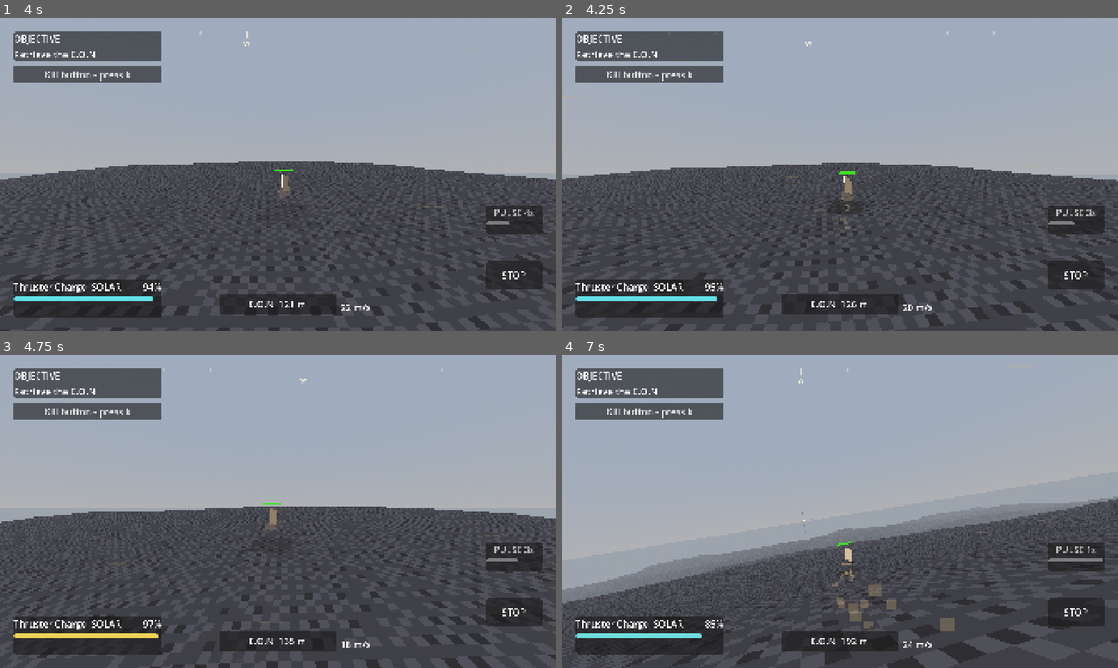
Above: before the commit, frames 1-4 (two rows, left to right).
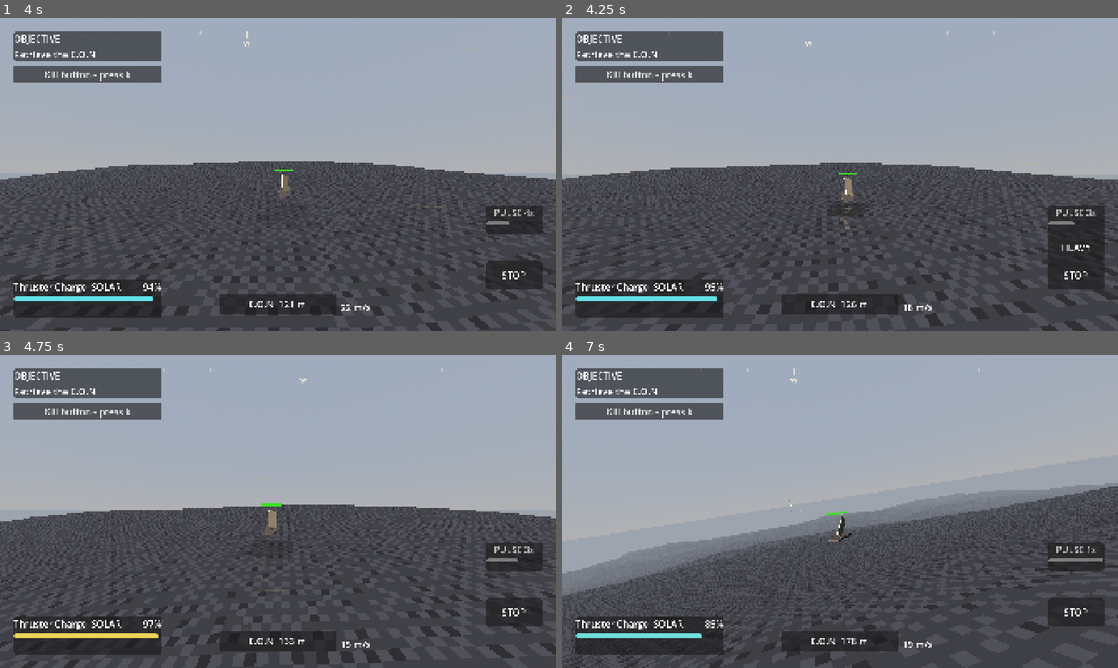
Above: after the commit, the same moments.

Repository: oleskulbru-commits/energy-glider
Game: Godot game, scene res://scenes/main.tscn
Two runs of this game, one before a commit and one after it. Both use one fixed random seed, a clock stepped at 60 frames per second and the inputs below.
Inputs (mouse positions are in pixels of both pictures, inside the frame that each line leads up to):
- Up to frame 1 (4 s): move the mouse to (305, 174) at 0.52 s; hold Shift (boost) 0.53-1.28 s; hold W (move_forward) from 0.53 s (still down); click (305, 174) at 0.67 s; tap Space (jump) at 0.77, 1.52, 3.02, 3.77 s; move the mouse to (250, 174) at 1.27 s; tap E (interact) at 1.35 s; move the mouse to (289, 168) at 2.02 s; hold Q (radar_pulse) 2.03-2.78 s; move the mouse to (272, 180) at 2.77 s; tap Shift (boost) at 2.85 s; click (272, 180) at 2.92 s; move the mouse to (316, 177) at 3.52 s; hold E (interact) from 3.53 s (still down)
- Up to frame 2 (4.25 s): keep holding W (move_forward); keep holding E (interact)
- Up to frame 3 (4.75 s): keep holding W (move_forward); move the mouse to (233, 508) at 4.27 s; release E (interact) at 4.28 s; tap Q (radar_pulse) at 4.35 s; tap Space (jump) at 4.52 s
- Up to frame 4 (7 s): move the mouse to (845, 511) at 5.02 s; hold Shift (boost) 5.03-5.78 s; click (845, 511) at 5.17 s; move the mouse to (817, 505) at 5.77 s; release W (move_forward) at 5.78 s; hold D (steer_right) 5.78-6.53 s; tap E (interact) at 5.85 s; tap Space (jump) at 6.02, 6.77 s; move the mouse to (867, 511) at 6.52 s; hold W (move_forward) from 6.53 s (still down); hold Q (radar_pulse) from 6.53 s (still down)

Frame 1 is identical in both runs. In frame 2, 1.7% of the frame differs, in the area x 0-100%, y 46-100%; in frame 3, 3.0%; in frame 4, 12%, in the area x 0-100%, y 4-100%.

Commit message:
Refactor glider landing mechanics to improve uphill landing behavior
- Updated landing physics to tax horizontal speed only when landing into rising terrain, enhancing realism and performance.
- Renamed and adjusted constants for uphill landing dynamics to better reflect their purpose.
- Modified glider player script to incorporate new landing speed retention logic.
- Enhanced verification tests to validate the new uphill landing mechanics and ensure consistent behavior across various landing scenarios.

Diff:
--- a/scripts/player/glider_physics.gd
+++ b/scripts/player/glider_physics.gd
@@ -115,9 +115,9 @@
 const JUMP_UP_SPEED_SCALE := 0.12
 const JUMP_UP_MAX := 3.0
 
-# Landing — steep-fall horizontal tax only (gentle lands keep full speed).
-const LAND_FREE_APPROACH := 8.5
-const LAND_STEEP_APPROACH := 14.0
+# Landing — tax only when landing into rising terrain (uphill along travel).
+const LAND_UPHILL_FREE := 0.08
+const LAND_UPHILL_FULL := UPHILL_GRADE_REF
 const LAND_STEEP_KEEP := 0.6
 
 const MODE_GROUNDED := 0
@@ -324,11 +324,11 @@
 	return hover_compression_scale(_hover_clearance_for_force(ctx))
 
 
-static func land_speed_keep(approach: float) -> float:
-	## No tax until LAND_FREE_APPROACH; then ease down to LAND_STEEP_KEEP.
-	if approach <= LAND_FREE_APPROACH:
+static func land_speed_keep_from_grade(signed_g: float) -> float:
+	## Flat / downhill / side-hill free; only into-the-hill (negative grade) taxes.
+	if signed_g >= -LAND_UPHILL_FREE:
 		return 1.0
-	var t := smoothstep(LAND_FREE_APPROACH, LAND_STEEP_APPROACH, approach)
+	var t := smoothstep(LAND_UPHILL_FREE, LAND_UPHILL_FULL, -signed_g)
 	return lerpf(1.0, LAND_STEEP_KEEP, t)
 
 
@@ -602,7 +602,7 @@
 
 
 static func apply_touchdown(ctx: Context, _braking: bool = false) -> Dictionary:
-	## Immediate handoff: kill inward normal, tax horizontal speed only on steep falls.
+	## Immediate handoff: kill inward normal; tax XZ only when landing into a rise.
 	var normal := ctx.ground_normal
 	if normal.length_squared() < 0.0001:
 		normal = Vector3.UP
@@ -612,7 +612,8 @@
 	var horizontal := horizontal_velocity(ctx.velocity)
 	var horizontal_speed := horizontal.length()
 	var approach := maxf(0.0, -ctx.velocity.dot(normal))
-	var keep := land_speed_keep(approach)
+	var signed_g := signed_travel_grade(ctx)
+	var keep := land_speed_keep_from_grade(signed_g)
 	var speed_out := horizontal_speed * keep
 
 	var dir := horizontal
@@ -627,5 +628,6 @@
 	return {
 		"velocity": velocity,
 		"approach": approach,
+		"signed_g": signed_g,
 		"keep": keep,
 	}
--- a/scripts/player/glider_player.gd
+++ b/scripts/player/glider_player.gd
@@ -995,16 +995,16 @@
 	else:
 		_landing_feedback_timer = 0.0
 		_landing_feedback_label = ""
-	_play_touchdown_juice(result.approach)
-
-
-func _play_touchdown_juice(approach: float) -> void:
-	if approach < 3.0:
+	_play_touchdown_juice(result.approach, keep)
+
+
+func _play_touchdown_juice(approach: float, keep: float) -> void:
+	if approach < 3.0 and keep >= 0.995:
 		return
 	if _impact_dust != null:
 		_impact_dust.restart()
 		_impact_dust.emitting = true
-	if approach >= GliderPhysicsScript.LAND_FREE_APPROACH and _contact_sparks != null:
+	if keep < 0.995 and _contact_sparks != null:
 		_contact_sparks.restart()
 		_contact_sparks.emitting = true
 
--- a/scripts/player/verify_glider.gd
+++ b/scripts/player/verify_glider.gd
@@ -123,7 +123,7 @@
 	await _verify_touchdown_soft()
 	_verify_land_speed_keep_kernel()
 	await _verify_soft_land_keeps_speed()
-	await _verify_steep_land_speed_tax()
+	await _verify_uphill_land_speed_tax()
 	await _verify_boost_no_clip_crest()
 	await _verify_boost_climb_no_clip()
 	await _verify_boost_steep_climb_no_clip()
@@ -898,52 +898,77 @@
 
 func _verify_land_speed_keep_kernel() -> void:
 	_fail_unless(
-		is_equal_approx(GliderPhysicsScript.land_speed_keep(0.0), 1.0),
-		"Zero approach should keep full speed"
+		is_equal_approx(GliderPhysicsScript.land_speed_keep_from_grade(0.0), 1.0),
+		"Flat grade should keep full speed"
+	)
+	_fail_unless(
+		is_equal_approx(GliderPhysicsScript.land_speed_keep_from_grade(0.2), 1.0),
+		"Downhill grade should keep full speed"
 	)
 	_fail_unless(
 		is_equal_approx(
-			GliderPhysicsScript.land_speed_keep(GliderPhysicsScript.LAND_FREE_APPROACH),
+			GliderPhysicsScript.land_speed_keep_from_grade(-GliderPhysicsScript.LAND_UPHILL_FREE),
 			1.0
 		),
-		"Free-band ceiling should keep full speed"
-	)
-	_fail_unless(
-		GliderPhysicsScript.land_speed_keep(GliderPhysicsScript.LAND_STEEP_APPROACH)
+		"Uphill free deadband should keep full speed"
+	)
+	_fail_unless(
+		GliderPhysicsScript.land_speed_keep_from_grade(-GliderPhysicsScript.LAND_UPHILL_FULL)
 		<= GliderPhysicsScript.LAND_STEEP_KEEP + 0.001,
-		"Steep approach should reach steep keep"
-	)
-	var mid := lerpf(
-		GliderPhysicsScript.LAND_FREE_APPROACH,
-		GliderPhysicsScript.LAND_STEEP_APPROACH,
+		"Full uphill grade should reach steep keep"
+	)
+	var mid_g := -lerpf(
+		GliderPhysicsScript.LAND_UPHILL_FREE,
+		GliderPhysicsScript.LAND_UPHILL_FULL,
 		0.5
 	)
-	var mid_keep := GliderPhysicsScript.land_speed_keep(mid)
+	var mid_keep := GliderPhysicsScript.land_speed_keep_from_grade(mid_g)
 	_fail_unless(
 		mid_keep < 1.0 and mid_keep > GliderPhysicsScript.LAND_STEEP_KEEP,
-		"Mid steep band should partially tax (got %.2f)" % mid_keep
-	)
-
-	var soft_ctx := GliderPhysicsScript.Context.new()
-	soft_ctx.ground_normal = Vector3.UP
-	soft_ctx.board_forward = Vector3(0.0, 0.0, 1.0)
-	soft_ctx.velocity = Vector3(0.0, -4.0, 20.0)
-	var soft := GliderPhysicsScript.apply_touchdown(soft_ctx)
-	_fail_unless(
-		absf(Vector2(soft.velocity.x, soft.velocity.z).length() - 20.0) < 0.05,
-		"Soft touchdown should keep horizontal speed"
-	)
-	_fail_unless(absf(soft.velocity.y) < 0.01, "Touchdown should kill vertical")
-
-	var steep_ctx := GliderPhysicsScript.Context.new()
-	steep_ctx.ground_normal = Vector3.UP
-	steep_ctx.board_forward = Vector3(0.0, 0.0, 1.0)
-	steep_ctx.velocity = Vector3(0.0, -14.0, 20.0)
-	var steep := GliderPhysicsScript.apply_touchdown(steep_ctx)
-	var steep_h := Vector2(steep.velocity.x, steep.velocity.z).length()
-	_fail_unless(
-		steep_h < 20.0 * 0.85,
-		"Steep touchdown should tax horizontal speed (got %.2f)" % steep_h
+		"Mid uphill band should partially tax (got %.2f)" % mid_keep
+	)
+
+	## Flat + hard fall: no tax (airtime / approach alone does not punish).
+	var flat_ctx := GliderPhysicsScript.Context.new()
+	flat_ctx.ground_normal = Vector3.UP
+	flat_ctx.slope_grade = 0.0
+	flat_ctx.downhill = Vector3.ZERO
+	flat_ctx.board_forward = Vector3(0.0, 0.0, 1.0)
+	flat_ctx.velocity = Vector3(0.0, -16.0, 20.0)
+	var flat := GliderPhysicsScript.apply_touchdown(flat_ctx)
+	_fail_unless(
+		absf(Vector2(flat.velocity.x, flat.velocity.z).length() - 20.0) < 0.05,
+		"Flat hard fall should keep horizontal speed"
+	)
+	_fail_unless(absf(flat.velocity.y) < 0.01, "Touchdown should kill vertical")
+
+	## Downhill face along travel: no tax.
+	var down_n := Vector3(0.0, 0.9, -0.435).normalized()
+	var down_ctx := GliderPhysicsScript.Context.new()
+	down_ctx.ground_normal = down_n
+	down_ctx.slope_grade = down_n.angle_to(Vector3.UP)
+	down_ctx.downhill = Vector3(0.0, 0.0, 1.0)
+	down_ctx.board_forward = Vector3(0.0, 0.0, 1.0)
+	down_ctx.velocity = Vector3(0.0, -8.0, 20.0)
+	var down := GliderPhysicsScript.apply_touchdown(down_ctx)
+	_fail_unless(
+		absf(Vector2(down.velocity.x, down.velocity.z).length() - 20.0) < 0.05,
+		"Downhill land should keep horizontal speed"
+	)
+
+	## Into rising terrain: tax.
+	var up_n := Vector3(0.0, 0.9, 0.435).normalized()
+	var up_ctx := GliderPhysicsScript.Context.new()
+	up_ctx.ground_normal = up_n
+	up_ctx.slope_grade = up_n.angle_to(Vector3.UP)
+	up_ctx.downhill = Vector3(0.0, 0.0, -1.0)
+	up_ctx.board_forward = Vector3(0.0, 0.0, 1.0)
+	up_ctx.velocity = Vector3(0.0, -8.0, 20.0)
+	var up := GliderPhysicsScript.apply_touchdown(up_ctx)
+	var up_h := Vector2(up.velocity.x, up.velocity.z).length()
+	_fail_unless(
+		up_h < 20.0 * 0.9,
+		"Uphill land should tax horizontal speed (got %.2f)" % up_h
 	)
 
 
@@ -972,7 +997,7 @@
 	_fail_unless(landed_speed >= 0.0, "Soft land should reach grounded")
 	_fail_unless(
 		landed_speed >= pre_speed - 1.0,
-		"Non-steep land should keep speed (%.2f -> %.2f)" % [pre_speed, landed_speed]
+		"Flat land should keep speed (%.2f -> %.2f)" % [pre_speed, landed_speed]
 	)
 	_fail_unless(
 		min_clearance >= -0.02,
@@ -982,8 +1007,9 @@
 	terrain.queue_free()
 
 
-func _verify_steep_land_speed_tax() -> void:
-	var terrain := _spawn_terrain("steep_land_tax")
+func _verify_uphill_land_speed_tax() -> void:
+	## Kernel-proven uphill tax; integration checks flat long-fall still free.
+	var terrain := _spawn_terrain("flat_long_fall")
 	await physics_frame
 
 	var glider := _spawn_glider(terrain)
@@ -1004,14 +1030,14 @@
 			landed_speed = Vector2(glider.velocity.x, glider.velocity.z).length()
 			break
 
-	_fail_unless(landed_speed >= 0.0, "Steep land should reach grounded")
-	_fail_unless(
-		landed_speed < pre_speed * 0.9,
-		"Steep land should tax speed (%.2f -> %.2f)" % [pre_speed, landed_speed]
+	_fail_unless(landed_speed >= 0.0, "Long flat fall should reach grounded")
+	_fail_unless(
+		landed_speed >= pre_speed - 1.5,
+		"Long flat fall must not tax for airtime (%.2f -> %.2f)" % [pre_speed, landed_speed]
 	)
 	_fail_unless(
 		min_clearance >= -0.02,
-		"Steep land must not tunnel (min %.2f)" % min_clearance
+		"Long flat fall must not tunnel (min %.2f)" % min_clearance
 	)
 	glider.queue_free()
 	terrain.queue_free()
